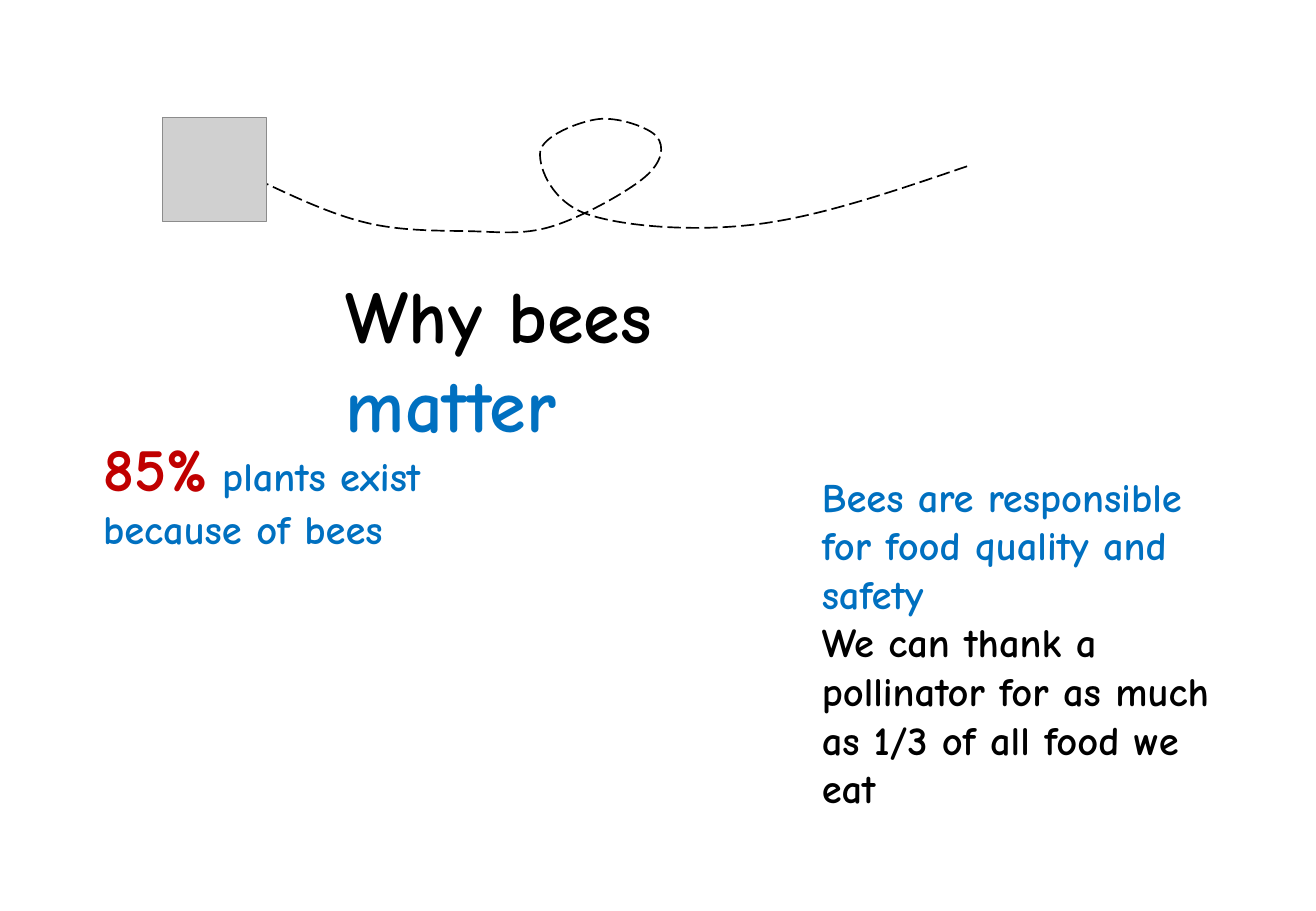
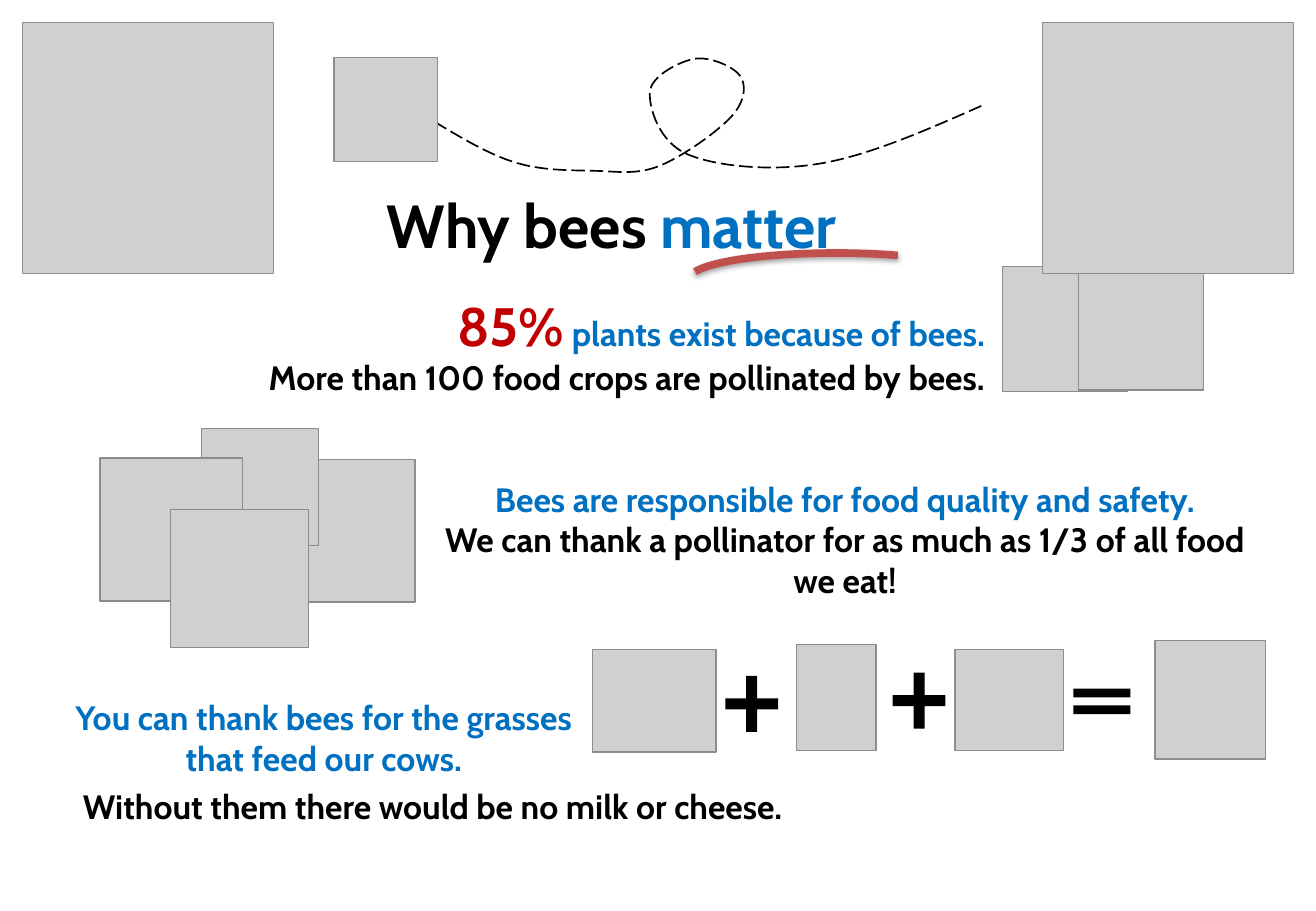
Before and after one commit to kishorecs/storage, a slide deck: slide 1 of bee.pptx. Drawn at 1316x911 pixels with LibreOffice and Linux fonts; fonts in the diff are those of the drawing; grey boxes stand for pictures. Boxes give left, top, right and bottom in pixels: in the first picture for what was removed or moved away, otherwise in the second. Text is boxed around its words. In the diff, an @@ line names an element or a change of style, - is before the commit and + after.

```diff
--- a/bee.pptx
+++ b/bee.pptx
@@ picture added at <box>23,23,273,273</box> @@
@@ picture added at <box>1043,23,1293,273</box> @@
@@ picture: place and size @@
-picture at <box>163,118,266,221</box>
+picture at <box>334,57,437,160</box>
@@ freeform shape: place and size @@
-freeform shape at <box>264,119,967,233</box>
+freeform shape at <box>436,58,982,173</box>
@@ text "Why bees matter": place and size @@
-text "Why bees matter" at <box>346,292,651,433</box>
+text "Why bees matter" at <box>387,202,836,262</box>
@@ text "Why bees matter" at <box>387,202,836,262</box>: size 44 to 36 pt, font Comic Neue to Cabin @@
@@ arc (boxed as its full ellipse) added at <box>690,253,983,304</box>, outline #C0504D 4.5 pt @@
@@ picture added at <box>1002,266,1128,391</box> @@
@@ picture added at <box>1079,265,1204,390</box> @@
@@ text at <box>269,307,985,398</box>: text changed; size 24 to 20 pt; font Comic Neue to Cabin; text colour #0070C0 to #000000 @@
-85% plants exist
-because of bees
+85% plants exist because of bees.
+More than 100 food crops are pollinated by bees.
@@ text at <box>445,486,1245,594</box>: text changed; size 24 to 20 pt; font Comic Neue to Cabin @@
-Bees are responsible for food quality and safety
-We can thank a pollinator for as much as 1/3 of all food we eat
+Bees are responsible for food quality and safety.
+We can thank a pollinator for as much as 1/3 of all food we eat!
@@ group added at <box>100,429,416,649</box>: 4 pictures @@
@@ group added at <box>593,640,1266,759</box>: 4 pictures, 2 plus signs, 1 math equal @@
@@ text added at <box>75,704,572,772</box>, 20 pt, text #0070C0, bold @@
+You can thank bees for the grasses that feed our cows.
@@ text added at <box>83,793,782,820</box>, 20 pt, text #000000, bold @@
+Without them there would be no milk or cheese.
```
Also in this commit, not shown: 1 other slide changed, 1 slide added, 1 slide removed, 1 other file.
